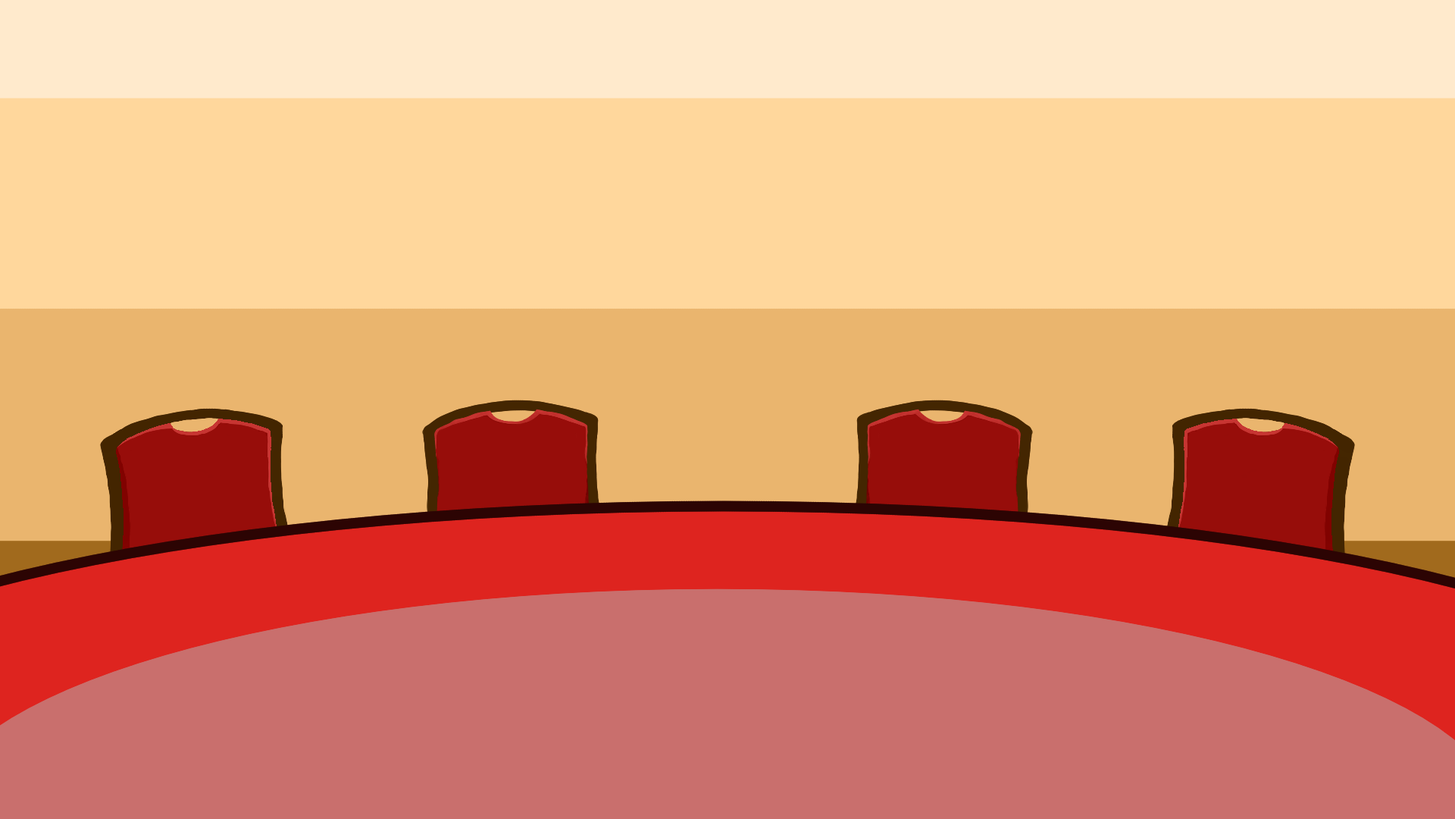
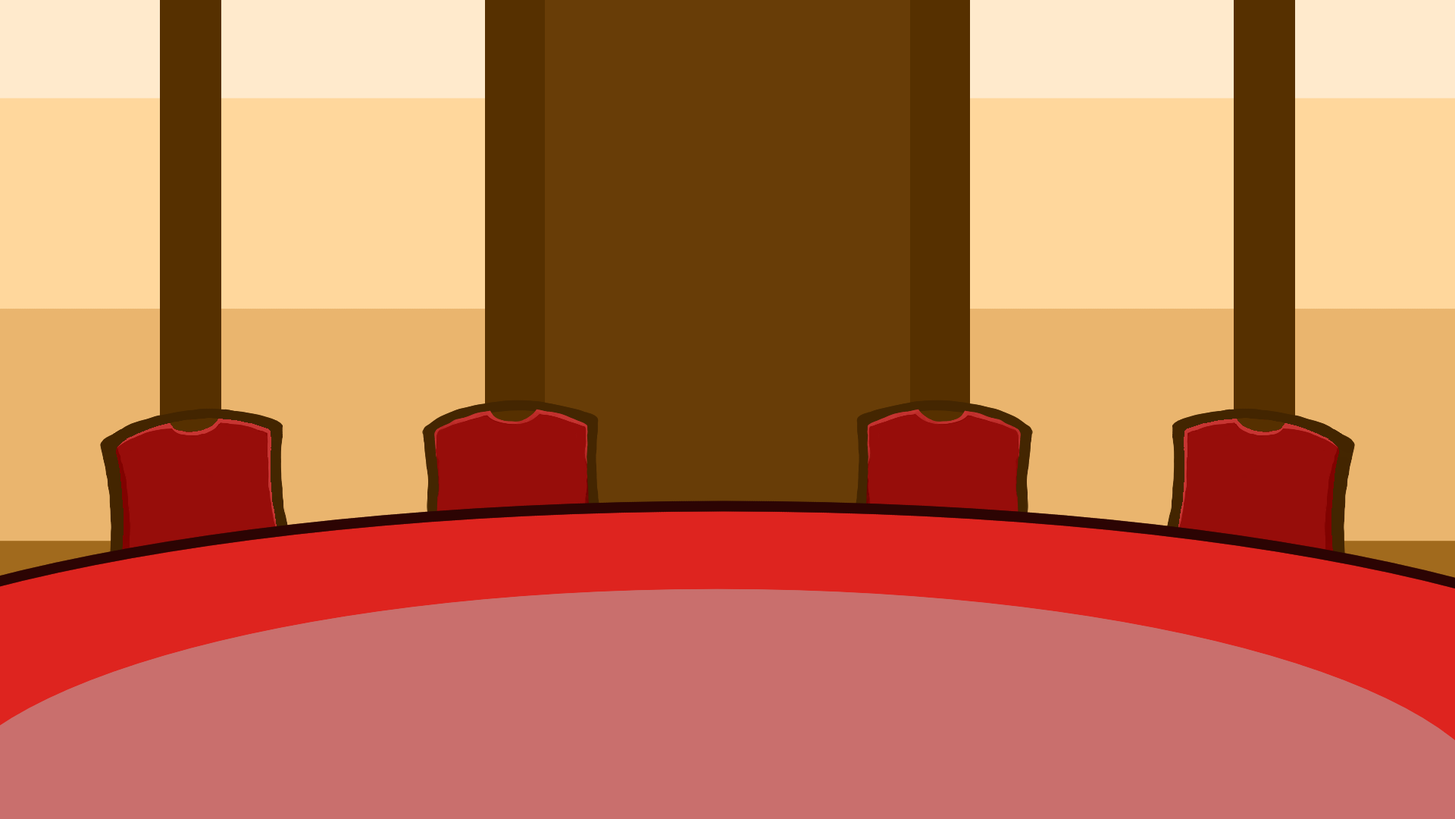
Before/after of a w=1455, h=819 layered artwork. What changed in the layer stack:
painted on "Paint Layer 1" over <box>596,485,859,504</box>
painted on "table" over <box>159,411,1296,504</box>
painted on "Copy of chairs Merged" over <box>159,339,1296,504</box>
painted on "chairs Merged" over <box>159,339,631,504</box>
added layer "Paint Layer 3" above "backwall" over <box>159,0,1296,504</box>
painted on "backwall" over <box>159,0,1296,504</box>
